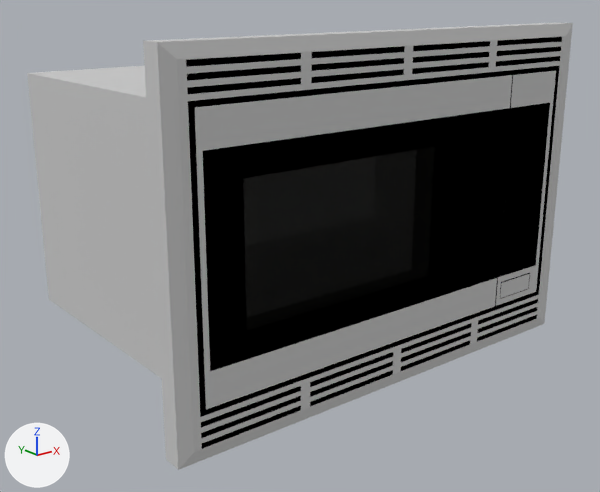
One commit to the Blender file Microwaves/Thermador MCES.blend: the scene before it, then after it.
One viewpoint serves both versions: a 50 mm camera at (-0.444, -0.796, 0.578) aimed at (0.372, 0.224, 0.17). The lights are fixed; the arrows at lower left show +X, +Y and +Z.

In view in the first picture: 'Thermador MCES'.
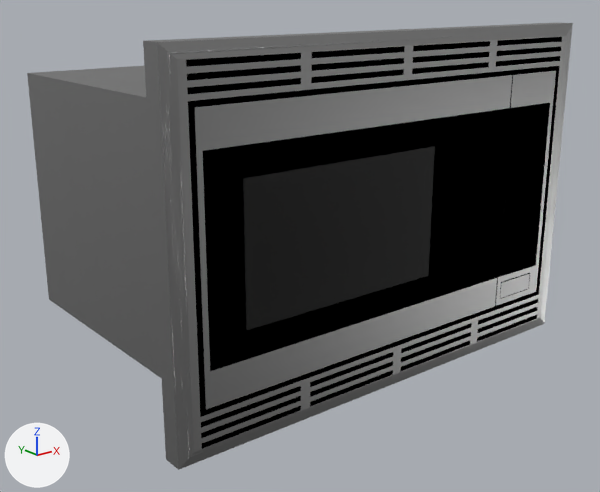
The change, as a list of edits to the scene's bpy script:
```text
Add ng_absorbtion_level:
    ng_absorbtion_level = bpy.data.node_groups.new('Absorbtion Level', 'ShaderNodeTree')
    # nodes: LightPath, Math, NewGeometry
Add ng_brushed:
    ng_brushed = bpy.data.node_groups.new('Brushed', 'ShaderNodeTree')
    # nodes: Mapping, TexNoise, ValToRGB
    # colours: black #000000, grey #737373, white #ffffff
Add mat_black_glass:
    mat_black_glass = bpy.data.materials.new('Black Glass')
    # nodes: AddShader, BsdfAnisotropic, BsdfGlass, BsdfTransparent, Group, HueSaturation, LayerWeight, LightPath, Mix, MixShader, OutputMaterial, RGB, RGBCurve
    # colours: black #212121, dark grey #49494a
Add mat_stainless_steel:
    mat_stainless_steel = bpy.data.materials.new('Stainless Steel')
    # nodes: BsdfAnisotropic, Bump, Fresnel, Gamma, Group, LayerWeight, MixShader, OutputMaterial, TexCoord, ValToRGB
    # colours: grey #b1b1b1, dark grey #595959
Change me_mesh:
    where me_mesh.from_pydata(...)  # 402 vertices, 205 faces; spans x 0.006..0.685, y -0.044..0.485, z 0.0..0.521
    used by ob_thermador_mces; parent = ob_bpassembly_new_assembly; location = (0.0, 0.0464, 0.0); scale = (1.11, 0.928, 1.0)
    remove me_mesh.materials.append(mat_mtl_stainless_steel)
    me_mesh part 1: 16 of the faces centred in x 0.006..0.685, y -0.044..-0.006, z 0.0..0.26 switch from mat_4 to mat_stainless_steel
    me_mesh part 2: 6 of the faces centred in x 0.345, y 0.191..0.485, z 0.072..0.448 switch from mat_4 to mat_stainless_steel
    me_mesh part 3: 5 of the faces centred in x 0.226..0.345, y -0.044..-0.022, z 0.46..0.521 switch from mat_4 to mat_stainless_steel
    me_mesh part 4: 2 of the faces centred in x 0.042..0.05, y 0.191..0.24, z 0.26 switch from mat_4 to mat_stainless_steel
    me_mesh part 5: the 1 face centred in x 0.297, y -0.044, z 0.26 switches from mat_4 to mat_stainless_steel
    me_mesh part 6: all 2 faces that had it switch from mat_body_black_2 to mat_black_glass
    add me_mesh.materials.append(mat_body_black_1)
    remove me_mesh.materials.append(mat_body_black_1)
```

Pixel boxes (x1, y1, x2, y2) of what changed, in the pictures (600 x 492 px):
part 1 of me_mesh, recoloured: (143, 24, 573, 470) in both
part 2 of me_mesh, recoloured: (29, 66, 146, 97) in both
part 3 of me_mesh, recoloured: (148, 22, 573, 101) in both
part 4 of me_mesh, recoloured: (27, 73, 161, 378) in both
part 5 of me_mesh, recoloured: (195, 75, 512, 409) in both
part 6 of me_mesh, recoloured: (243, 146, 435, 330) in both
